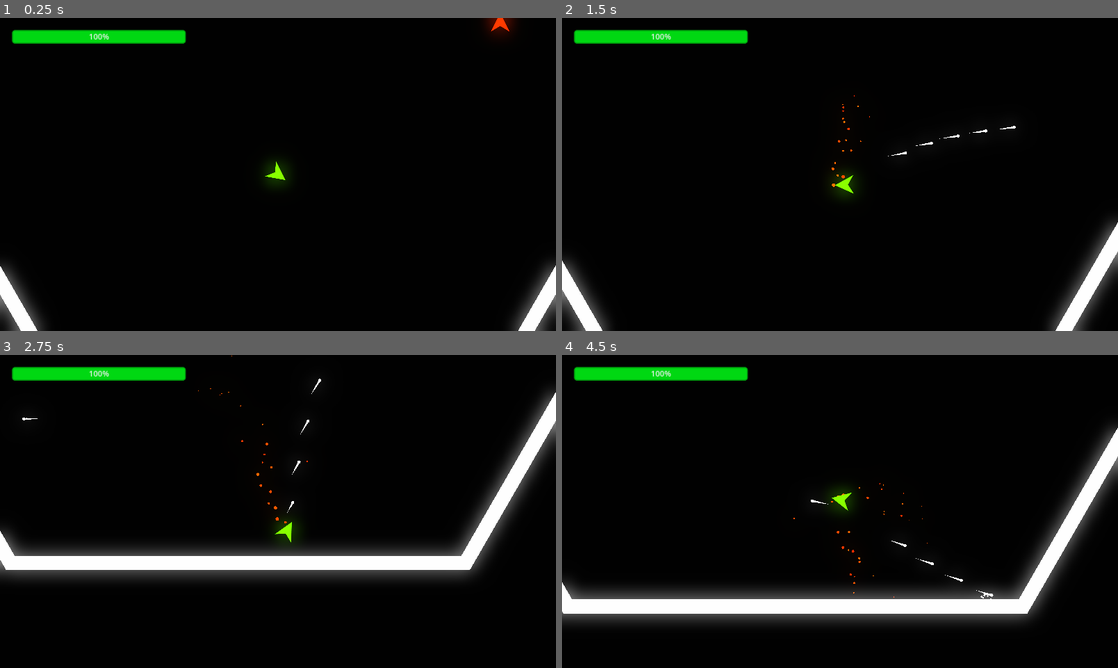
Above: before the commit, frames 1-4 (two rows, left to right).
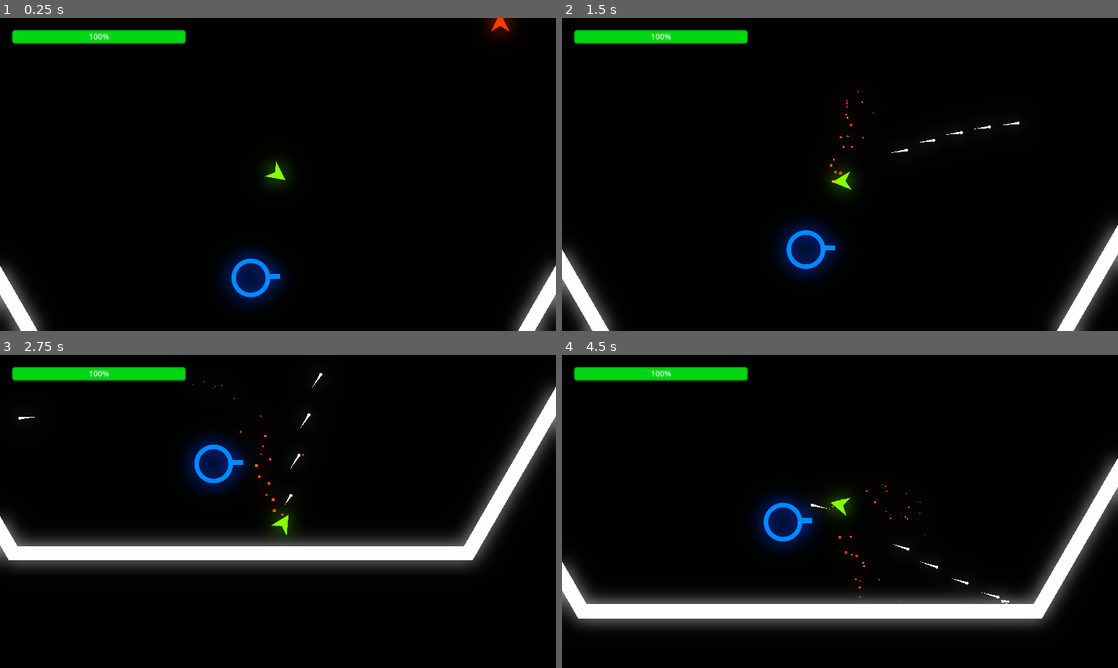
Above: after the commit, the same moments.

Repository: adsorptionenthalpy/chainforce_alpha
Game: Godot game, scene res://Scenes/MainScene/main_scene.tscn
Same seed, same stepped clock (60 frames per second), same inputs: the game is played once before the commit and once after it.
Inputs (mouse positions are in pixels of both pictures, inside the frame that each line leads up to):
- Up to frame 1 (0.25 s): no input
- Up to frame 2 (1.5 s): tap Enter at 0.5 s; move the mouse to (962, 158) at 0.52 s; press the mouse at (962, 158) at 0.53 s; hold D (move_right) 0.53-1.28 s; move the mouse to (728, 190) at 1.27 s; release the mouse at (728, 190) at 1.28 s; hold A (move_left) from 1.28 s (still down); tap S (decelerate) at 1.35 s
- Up to frame 3 (2.75 s): click (166, 527) at 1.55 s; move the mouse to (333, 442) at 2.02 s; release A (move_left) at 2.03 s; press the mouse at (333, 442) at 2.03 s; hold D (move_right) from 2.03 s (still down)
- Up to frame 4 (4.5 s): move the mouse to (812, 574) at 2.77 s; release D (move_right) at 2.78 s; release the mouse at (812, 574) at 2.78 s; hold W (accelerate) 2.78-3.53 s; click (812, 574) at 2.85 s; move the mouse to (1006, 558) at 3.52 s; press the mouse at (1006, 558) at 3.53 s; hold A (move_left) from 3.53 s (still down); tap S (decelerate) at 3.6 s; move the mouse to (673, 464) at 4.27 s; release the mouse at (673, 464) at 4.28 s; click (673, 464) at 4.35 s

The runs differ from the first frame. In frame 1, 1.6% of the frame differs, in the area x 39-52%, y 73-93%; in frame 2, 3.0%; in frame 3, 13%, in the area x 0-100%, y 0-72%; in frame 4, 13%.

Commit message:
Add towers, friendly & enemy variants, other tweaks

Diff:
--- a/game/chainforce_alpha/Scenes/Enemy/enemy_projectile_shooter.gd
+++ b/game/chainforce_alpha/Scenes/Enemy/enemy_projectile_shooter.gd
@@ -1,11 +1,15 @@
 extends Node2D
 class_name EnemyProjectileShooter
 
-var projectile_scene: PackedScene = preload("res://Scenes/ShipProjectile/ship_projectile.tscn")
+@export var projectile_scene: PackedScene
 
 @onready var cooldown_timer: Timer = $Timer
 @onready var shoot_sfx: AudioStreamPlayer2D = $ShootSFX
-@onready var enemy_ship: CharacterBody2D = get_parent()
+@onready var enemy_ship: PhysicsBody2D = get_parent()
+
+@export var pitch_scale_min: float = 0.8
+@export var pitch_scale_max: float = 1.0
+@export var rotation_offset: float = 0
 
 var can_shoot: bool # gets set to false when target is too far away
 
@@ -13,18 +17,19 @@
 	if !can_shoot:
 		return
 
-	shoot_sfx.pitch_scale = randf_range(0.8, 1)
+	shoot_sfx.pitch_scale = randf_range(pitch_scale_min, pitch_scale_max)
 	shoot_sfx.play()
 	var projectile: ShipProjectile = projectile_scene.instantiate()
-	projectile.global_rotation = global_rotation
+	projectile.global_rotation = global_rotation + rotation_offset
 	projectile.global_position = global_position
 	# Make the projectile "Evil"
-	projectile.modulate = Color.ORANGE_RED
-	projectile.get_node("ProjectileTrail").modulate = Color.ORANGE_RED
-	projectile.set_collision_layer_value(2, false)
-	projectile.set_collision_layer_value(3, true)
-	projectile.set_collision_mask_value(2, true)
-	projectile.set_collision_mask_value(3, false)
+	if get_parent().is_in_group("enemy"):
+		projectile.modulate = Color.ORANGE_RED
+		projectile.get_node("ProjectileTrail").modulate = Color.ORANGE_RED
+		projectile.set_collision_layer_value(2, false)
+		projectile.set_collision_layer_value(3, true)
+		projectile.set_collision_mask_value(2, true)
+		projectile.set_collision_mask_value(3, false)
 	enemy_ship.add_sibling(projectile)
 
 func _on_timer_timeout() -> void:
--- a/game/chainforce_alpha/Scenes/Enemy/enemy_ship.tscn
+++ b/game/chainforce_alpha/Scenes/Enemy/enemy_ship.tscn
@@ -1,17 +1,18 @@
-[gd_scene load_steps=11 format=3 uid="uid://djjoakwp0eej"]
+[gd_scene load_steps=12 format=3 uid="uid://djjoakwp0eej"]
 
 [ext_resource type="Script" path="res://Scenes/Enemy/enemy_ship.gd" id="1_mmrny"]
 [ext_resource type="Texture2D" uid="uid://c3ucu6nuqrjco" path="res://Particles/circle.png" id="1_yxhnr"]
 [ext_resource type="Texture2D" uid="uid://cmujaxj14jlbb" path="res://Scenes/Player/ship_F.png" id="3_4tg33"]
 [ext_resource type="Script" path="res://Scenes/Enemy/enemy_projectile_shooter.gd" id="4_e54jy"]
 [ext_resource type="AudioStream" uid="uid://dgqygq2psqrf4" path="res://SFX/LaserPew.wav" id="5_wqm3p"]
+[ext_resource type="PackedScene" uid="uid://crpppa3jd761u" path="res://Scenes/ShipProjectile/ship_projectile.tscn" id="5_xowxl"]
 [ext_resource type="AudioStream" uid="uid://r601hvuhtm56" path="res://SFX/explosion.mp3" id="6_e05s6"]
 
 [sub_resource type="Curve" id="Curve_kbo11"]
 _data = [Vector2(0, 1), 0.0, 0.0, 0, 0, Vector2(1, 0), 0.0, 0.0, 0, 0]
 point_count = 2
 
-[sub_resource type="CurveTexture" id="CurveTexture_aa8ad"]
+[sub_resource type="CurveTexture" id="CurveTexture_dwor0"]
 curve = SubResource("Curve_kbo11")
 
 [sub_resource type="ParticleProcessMaterial" id="ParticleProcessMaterial_u2l3p"]
@@ -60,6 +61,7 @@
 [node name="ProjectileShooter" type="Node2D" parent="."]
 position = Vector2(0, -24)
 script = ExtResource("4_e54jy")
+projectile_scene = ExtResource("5_xowxl")
 
 [node name="Timer" type="Timer" parent="ProjectileShooter"]
 wait_time = 0.5
--- a/game/chainforce_alpha/Scenes/MainScene/main_scene.tscn
+++ b/game/chainforce_alpha/Scenes/MainScene/main_scene.tscn
@@ -1,8 +1,10 @@
-[gd_scene load_steps=9 format=3 uid="uid://rygldequiy7x"]
+[gd_scene load_steps=11 format=3 uid="uid://rygldequiy7x"]
 
 [ext_resource type="PackedScene" uid="uid://bk1dcyxlealda" path="res://Scenes/Player/player.tscn" id="1_sjerm"]
 [ext_resource type="PackedScene" uid="uid://b5md3lc67yau2" path="res://Scenes/GUI/gui.tscn" id="3_55fjw"]
 [ext_resource type="PackedScene" uid="uid://djjoakwp0eej" path="res://Scenes/Enemy/enemy_ship.tscn" id="3_l1yaf"]
+[ext_resource type="PackedScene" uid="uid://ctn2quncvypv5" path="res://Scenes/Tower/enemy_tower.tscn" id="4_fx6js"]
+[ext_resource type="PackedScene" uid="uid://b04so78u7jfp6" path="res://Scenes/Tower/friendly_tower.tscn" id="5_4dpdk"]
 
 [sub_resource type="Environment" id="Environment_fpy8y"]
 background_mode = 3
@@ -37,6 +39,7 @@
 zoom = Vector2(0.4, 0.4)
 process_callback = 0
 position_smoothing_enabled = true
+position_smoothing_speed = 8.0
 
 [node name="WorldEnvironment" type="WorldEnvironment" parent="."]
 environment = SubResource("Environment_fpy8y")
@@ -724,3 +727,9 @@
 
 [node name="EnemyShip2" parent="." instance=ExtResource("3_l1yaf")]
 position = Vector2(-1199, -1026)
+
+[node name="Tower" parent="." instance=ExtResource("4_fx6js")]
+position = Vector2(-71, -3157)
+
+[node name="Tower2" parent="." instance=ExtResource("5_4dpdk")]
+position = Vector2(-141, 535)
--- a/game/chainforce_alpha/Scenes/Player/player.gd
+++ b/game/chainforce_alpha/Scenes/Player/player.gd
@@ -79,7 +79,7 @@
 			right_strafe_particles.emitting = true
 			left_strafe_particles.emitting = false
 
-		var strafing_vector: Vector2 = Vector2(strafing_input, -0.3).rotated(rotation) * speed * 0.75 * delta
+		var strafing_vector: Vector2 = Vector2(strafing_input, -0.1).rotated(rotation) * speed * 0.75 * delta
 		velocity += strafing_vector
 	else:
 		left_strafe_particles.emitting = false
--- a/game/chainforce_alpha/Scenes/ShipProjectile/ship_projectile.gd
+++ b/game/chainforce_alpha/Scenes/ShipProjectile/ship_projectile.gd
@@ -5,6 +5,9 @@
 @export var damage: int = 4
 
 var active: bool = true
+
+func _ready() -> void:
+	$ProjectileTrail.default_color = modulate
 
 func _physics_process(delta: float) -> void:
 	if !active:
--- a/game/chainforce_alpha/Scenes/ShipProjectile/ship_projectile.tscn
+++ b/game/chainforce_alpha/Scenes/ShipProjectile/ship_projectile.tscn
@@ -29,15 +29,12 @@
 scale_max = 0.2
 scale_curve = SubResource("CurveTexture_k8u4u")
 
-[node name="PlayerProjectile" type="Area2D" groups=["projectile"]]
+[node name="ShipProjectile" type="Area2D" groups=["projectile"]]
+top_level = true
 collision_layer = 2
 collision_mask = 5
 script = ExtResource("1_rfumx")
 damage = 2
-
-[node name="Sprite2D" type="Sprite2D" parent="."]
-scale = Vector2(0.25, 0.25)
-texture = ExtResource("1_8w01v")
 
 [node name="CollisionShape2D" type="CollisionShape2D" parent="."]
 shape = SubResource("CircleShape2D_nmvw2")
@@ -47,6 +44,10 @@
 width_curve = SubResource("Curve_gc5fo")
 script = ExtResource("3_ccatv")
 max_length = 7
+
+[node name="Sprite2D" type="Sprite2D" parent="."]
+scale = Vector2(0.25, 0.25)
+texture = ExtResource("1_8w01v")
 
 [node name="ExplosionParticles" type="GPUParticles2D" parent="."]
 emitting = false
--- /dev/null
+++ b/game/chainforce_alpha/Scenes/Tower/enemy_tower.tscn
@@ -0,0 +1,13 @@
+[gd_scene load_steps=2 format=3 uid="uid://ctn2quncvypv5"]
+
+[ext_resource type="PackedScene" uid="uid://cdrpldaf107rx" path="res://Scenes/Tower/tower.tscn" id="1_5unhk"]
+
+[node name="EnemyTower" groups=["enemy"] instance=ExtResource("1_5unhk")]
+collision_layer = 4
+collision_mask = 2
+
+[node name="Sprite2D" parent="." index="0"]
+self_modulate = Color(2, 0.2, 0, 1)
+
+[node name="ExplosionParticles" parent="." index="3"]
+self_modulate = Color(2, 0.2, 0, 1)
--- /dev/null
+++ b/game/chainforce_alpha/Scenes/Tower/friendly_tower.tscn
@@ -0,0 +1,14 @@
+[gd_scene load_steps=2 format=3 uid="uid://b04so78u7jfp6"]
+
+[ext_resource type="PackedScene" uid="uid://cdrpldaf107rx" path="res://Scenes/Tower/tower.tscn" id="1_4e6l5"]
+
+[node name="FriendlyTower" groups=["friendly"] instance=ExtResource("1_4e6l5")]
+collision_layer = 2
+collision_mask = 4
+
+[node name="Sprite2D" parent="." index="0"]
+self_modulate = Color(0, 0.5, 2, 1)
+
+[node name="DetectionArea" parent="." index="4"]
+collision_layer = 2
+collision_mask = 4
--- /dev/null
+++ b/game/chainforce_alpha/Scenes/Tower/tower.gd
@@ -0,0 +1,44 @@
+extends StaticBody2D
+
+@export var rotation_speed: float = 5
+@export var hp: int = 100 :
+	set(val):
+		hp = val
+		var tween: Tween = create_tween()
+		tween.set_ease(Tween.EASE_OUT).set_trans(Tween.TRANS_CUBIC)
+		tween.tween_property(self, "modulate", Color.WHITE, 0.5).from(Color(1.3, 1.3, 1.3))
+		if hp <= 0:
+			die()
+
+@onready var projectile_shooter: EnemyProjectileShooter = $ProjectileShooter
+
+var enemy_target: Node2D
+var is_dead: bool
+
+func _physics_process(delta: float) -> void:
+	if is_dead:
+		return
+
+	shoot_enemy(delta)
+
+func shoot_enemy(delta: float):
+	if enemy_target == null:
+		return
+
+	var target_rotation: float = global_position.angle_to_point(enemy_target.global_position) #+ PI/2
+	global_rotation = lerp_angle(global_rotation, target_rotation, rotation_speed * delta)
+
+func die():
+	is_dead = true
+	$ExplosionParticles.emitting = true
+	$Sprite2D.visible = false
+	$CollisionShape2D.set_deferred("disabled", true)
+	$ProjectileShooter.process_mode = Node.PROCESS_MODE_DISABLED
+	$ExplosionSFX.play()
+	await get_tree().create_timer(3).timeout
+	queue_free()
+
+func _on_detection_area_body_entered(body: Node2D) -> void:
+	if body.is_in_group("friendly") or body.is_in_group("enemy"):
+		enemy_target = body
+		projectile_shooter.can_shoot = true
--- /dev/null
+++ b/game/chainforce_alpha/Scenes/Tower/tower.tscn
@@ -0,0 +1,90 @@
+[gd_scene load_steps=13 format=3 uid="uid://cdrpldaf107rx"]
+
+[ext_resource type="Script" path="res://Scenes/Tower/tower.gd" id="1_8jy5f"]
+[ext_resource type="Texture2D" uid="uid://b6ajp2285gkn1" path="res://Scenes/Tower/Tower.png" id="1_lcvu4"]
+[ext_resource type="Script" path="res://Scenes/Enemy/enemy_projectile_shooter.gd" id="2_3h67e"]
+[ext_resource type="Texture2D" uid="uid://c3ucu6nuqrjco" path="res://Particles/circle.png" id="2_7pvn4"]
+[ext_resource type="AudioStream" uid="uid://dgqygq2psqrf4" path="res://SFX/LaserPew.wav" id="2_auid4"]
+[ext_resource type="PackedScene" uid="uid://bshgq3m3yqxs8" path="res://Scenes/Tower/tower_projectile.tscn" id="4_5msna"]
+[ext_resource type="AudioStream" uid="uid://r601hvuhtm56" path="res://SFX/explosion.mp3" id="7_fvt3w"]
+
+[sub_resource type="CircleShape2D" id="CircleShape2D_ykmct"]
+radius = 97.4166
+
+[sub_resource type="Curve" id="Curve_msgs6"]
+_data = [Vector2(0, 1), 0.0, 0.0, 0, 0, Vector2(1, 0), 0.0, 0.0, 0, 0]
+point_count = 2
+
+[sub_resource type="CurveTexture" id="CurveTexture_cdygv"]
+curve = SubResource("Curve_msgs6")
+
+[sub_resource type="ParticleProcessMaterial" id="ParticleProcessMaterial_42d4r"]
+particle_flag_disable_z = true
+emission_shape_scale = Vector3(15, 10, 1)
+emission_shape = 1
+emission_sphere_radius = 1.0
+direction = Vector3(1, 1, 0)
+spread = 180.0
+initial_velocity_min = 150.0
+initial_velocity_max = 300.0
+gravity = Vector3(0, 0, 0)
+scale_min = 0.8
+scale_curve = SubResource("CurveTexture_cdygv")
+
+[sub_resource type="CircleShape2D" id="CircleShape2D_j4pji"]
+radius = 1200.0
+
+[node name="Tower" type="StaticBody2D" groups=["tower"]]
+script = ExtResource("1_8jy5f")
+
+[node name="Sprite2D" type="Sprite2D" parent="."]
+texture = ExtResource("1_lcvu4")
+offset = Vector2(24, 0)
+
+[node name="CollisionShape2D" type="CollisionShape2D" parent="."]
+shape = SubResource("CircleShape2D_ykmct")
+
+[node name="ProjectileShooter" type="Node2D" parent="."]
+position = Vector2(143, -8)
+script = ExtResource("2_3h67e")
+projectile_scene = ExtResource("4_5msna")
+pitch_scale_min = 0.6
+pitch_scale_max = 0.7
+rotation_offset = 1.571
+
+[node name="Timer" type="Timer" parent="ProjectileShooter"]
+wait_time = 0.3
+autostart = true
+
+[node name="ShootSFX" type="AudioStreamPlayer2D" parent="ProjectileShooter"]
+position = Vector2(0, 32)
+stream = ExtResource("2_auid4")
+volume_db = -10.0
+pitch_scale = 0.75
+max_polyphony = 2
+bus = &"SFX"
+
+[node name="ExplosionParticles" type="GPUParticles2D" parent="."]
+emitting = false
+amount = 40
+process_material = SubResource("ParticleProcessMaterial_42d4r")
+texture = ExtResource("2_7pvn4")
+lifetime = 3.0
+one_shot = true
+explosiveness = 0.9
+visibility_rect = Rect2(-972.826, -730.735, 1886, 1637.77)
+
+[node name="DetectionArea" type="Area2D" parent="."]
+collision_layer = 4
+collision_mask = 2
+
+[node name="CollisionShape2D" type="CollisionShape2D" parent="DetectionArea"]
+shape = SubResource("CircleShape2D_j4pji")
+
+[node name="ExplosionSFX" type="AudioStreamPlayer2D" parent="."]
+stream = ExtResource("7_fvt3w")
+pitch_scale = 0.75
+max_distance = 5000.0
+
+[connection signal="timeout" from="ProjectileShooter/Timer" to="ProjectileShooter" method="_on_timer_timeout"]
+[connection signal="body_entered" from="DetectionArea" to="." method="_on_detection_area_body_entered"]
--- /dev/null
+++ b/game/chainforce_alpha/Scenes/Tower/tower_projectile.tscn
@@ -0,0 +1,42 @@
+[gd_scene load_steps=6 format=3 uid="uid://bshgq3m3yqxs8"]
+
+[ext_resource type="PackedScene" uid="uid://crpppa3jd761u" path="res://Scenes/ShipProjectile/ship_projectile.tscn" id="1_bmw7w"]
+
+[sub_resource type="CircleShape2D" id="CircleShape2D_655qw"]
+radius = 30.0
+
+[sub_resource type="Curve" id="Curve_135yd"]
+_data = [Vector2(0, 1), 0.0, 0.0, 0, 0, Vector2(1, 0), 0.0, 0.0, 0, 0]
+point_count = 2
+
+[sub_resource type="CurveTexture" id="CurveTexture_0iuo8"]
+curve = SubResource("Curve_135yd")
+
+[sub_resource type="ParticleProcessMaterial" id="ParticleProcessMaterial_bs8qr"]
+particle_flag_disable_z = true
+direction = Vector3(1, 1, 0)
+spread = 180.0
+initial_velocity_min = 70.0
+initial_velocity_max = 140.0
+gravity = Vector3(0, 0, 0)
+scale_min = 0.5
+scale_max = 0.7
+scale_curve = SubResource("CurveTexture_0iuo8")
+
+[node name="TowerProjectile" instance=ExtResource("1_bmw7w")]
+modulate = Color(0, 0.5, 2, 1)
+speed = 1400.0
+damage = 4
+
+[node name="CollisionShape2D" parent="." index="0"]
+shape = SubResource("CircleShape2D_655qw")
+
+[node name="ProjectileTrail" parent="." index="1"]
+width = 50.0
+max_length = 12
+
+[node name="Sprite2D" parent="." index="2"]
+scale = Vector2(1, 1)
+
+[node name="ExplosionParticles" parent="." index="3"]
+process_material = SubResource("ParticleProcessMaterial_bs8qr")
Not shown: 1 places in game/chainforce_alpha/Scenes/Enemy/enemy_ship.tscn that only renumber resources
Binary file added: game/chainforce_alpha/Scenes/Tower/Tower.png
Not shown, added: game/chainforce_alpha/Scenes/Tower/Tower.png.import
